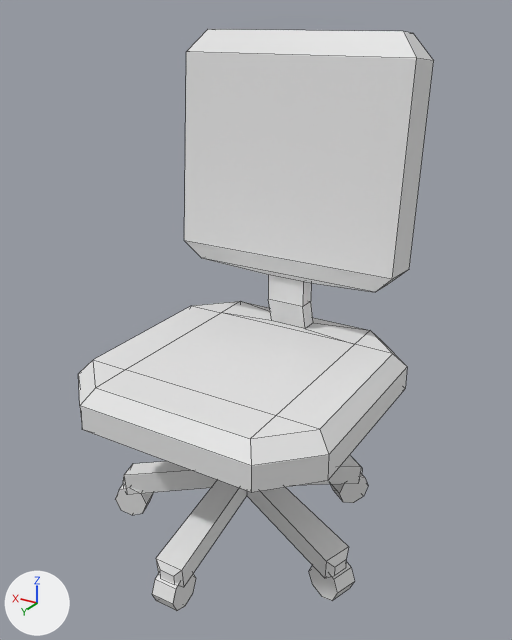
The FBX model Assets/ArtRes/Map/Office/scene_chair.fbx as it was, and as the next commit left it.
Both versions are drawn from a camera (50 mm lens) standing at (-0.835, 1.337, 1.292) and looking at (-0.032, -0.002, 0.622). Lighting does not change. The marker at lower left points along +X, +Y and +Z. Mesh edges are drawn as thin lines. Where no turn or scale is listed for an object, it has been applied to the vertices.

In view in the first picture: 'chair'.
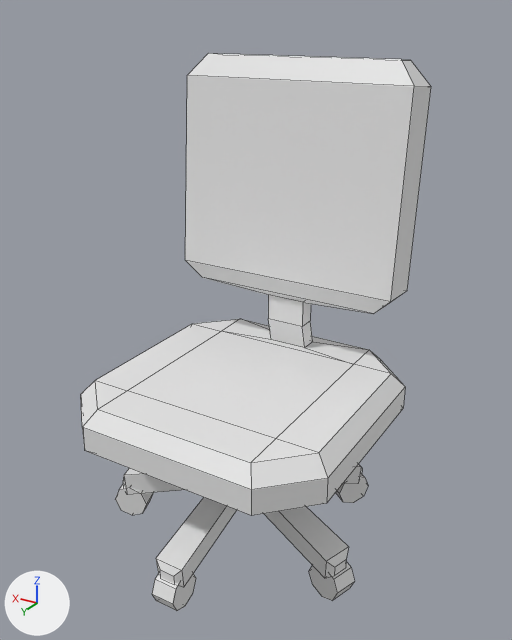
The newer file is also turned or shifted as a whole; pictures and numbers use the older file's frame.

Pixel boxes (x1, y1, x2, y2) of what changed, in the pictures (512 x 640 px; the box of a moved part takes in the faces that stretch with it):
'chair', reshaped
    before: (78, 29, 434, 611)
    after: (81, 53, 431, 611)
part 1 of me_柱体_002, moved or reshaped
    before: (78, 29, 434, 493)
    after: (81, 53, 431, 516)

Edits to the bpy script that builds the scene:
```text
Change me_柱体_002:
    where me_柱体_002.from_pydata(...)  # 208 vertices, 176 faces; spans x -0.36..0.36, y -0.34..0.368, z 0.0..1.259
    used by ob_chair; location = (0.0, 0.0, 0.0)
    me_柱体_002 part 1: the loose piece of 68 vertices spanning x -0.34..0.34, y -0.34..0.34, z 0.389..1.259 is moved by (0.0, 0.0, -0.057)
```
